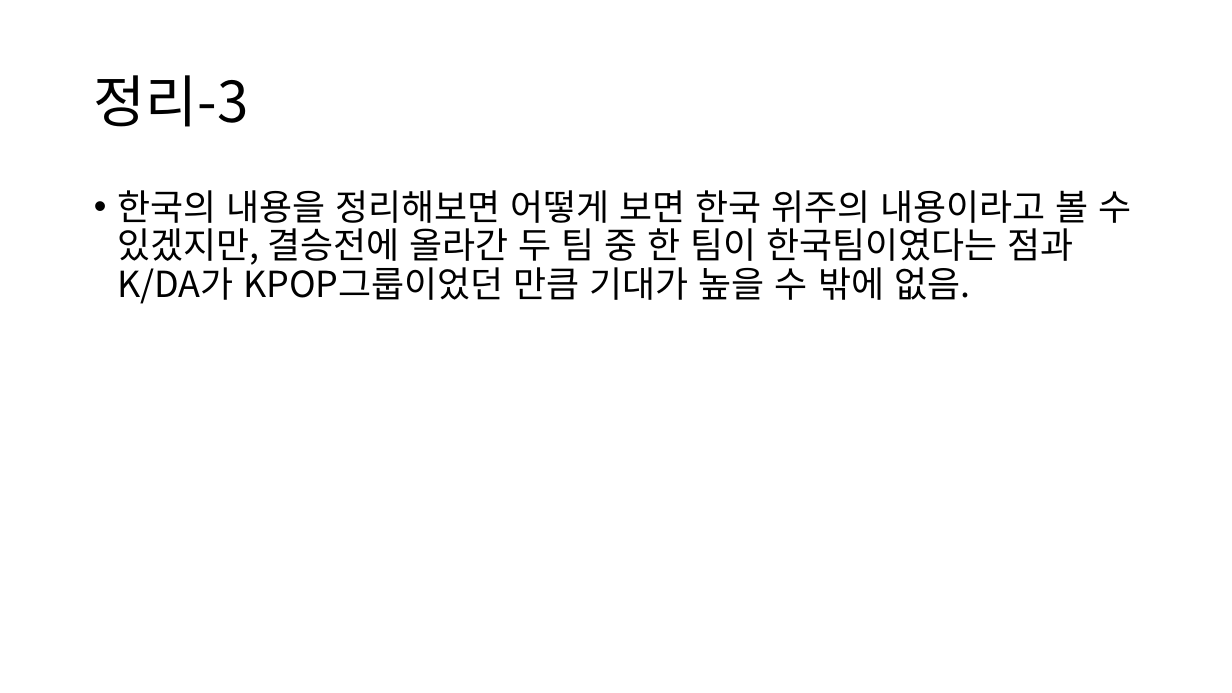
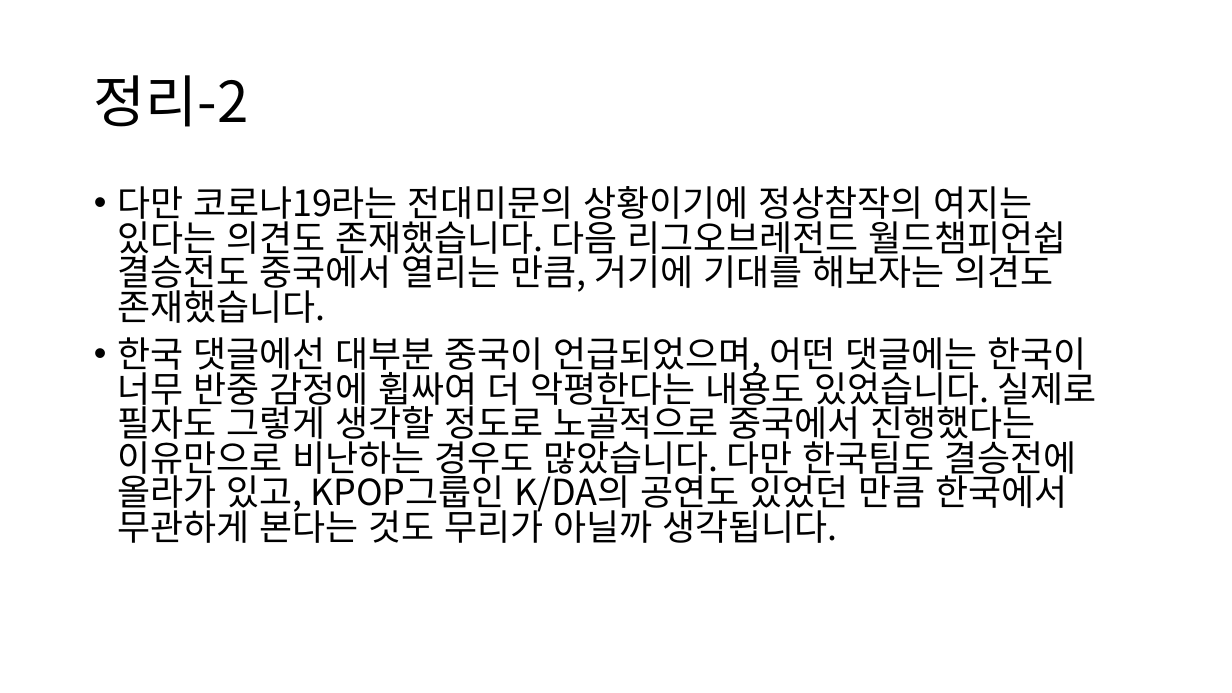
Before and after one commit to ParkSangJe/-, a slide deck: slide 8 of 임시 제작 PPT 1차 수정본.pptx (slide 10 before the commit). Drawn at 1232x693 pixels with LibreOffice and Linux fonts; fonts in the diff are those of the drawing. Boxes give left, top, right and bottom in pixels: in the first picture for what was removed or moved away, otherwise in the second. Text is boxed around its words. In the diff, an @@ line names an element or a change of style, - is before the commit and + after.

```diff
--- a/임시 제작 PPT 1차 수정본.pptx
+++ b/임시 제작 PPT 1차 수정본.pptx
@@ title at <box>94,75,249,127</box>: text changed @@
-정리-3
+정리-2
@@ text at <box>117,186,1097,543</box>: text changed @@
-• 한국의 내용을 정리해보면 어떻게 보면 한국 위주의 내용이라고 볼 수 있겠지만, 결승전에 올라간 두 팀 중 한 팀이 한국팀이였다는 점과 K/DA가 KPOP그룹이었던 만큼 기대가 높을 수 밖에 없음.
+• 다만 코로나19라는 전대미문의 상황이기에 정상참작의 여지는 있다는 의견도 존재했습니다. 다음 리그오브레전드 월드챔피언쉽 결승전도 중국에서 열리는 만큼, 거기에 기대를 해보자는 의견도 존재했습니다.
+• 한국 댓글에선 대부분 중국이 언급되었으며, 어떤 댓글에는 한국이 너무 반중 감정에 휩싸여 더 악평한다는 내용도 있었습니다. 실제로 필자도 그렇게 생각할 정도로 노골적으로 중국에서 진행했다는 이유만으로 비난하는 경우도 많았습니다. 다만 한국팀도 결승전에 올라가 있고, KPOP그룹인 K/DA의 공연도 있었던 만큼 한국에서 무관하게 본다는 것도 무리가 아닐까 생각됩니다.
```
Also in this commit, not shown: 7 other slides changed, 2 slides removed.
